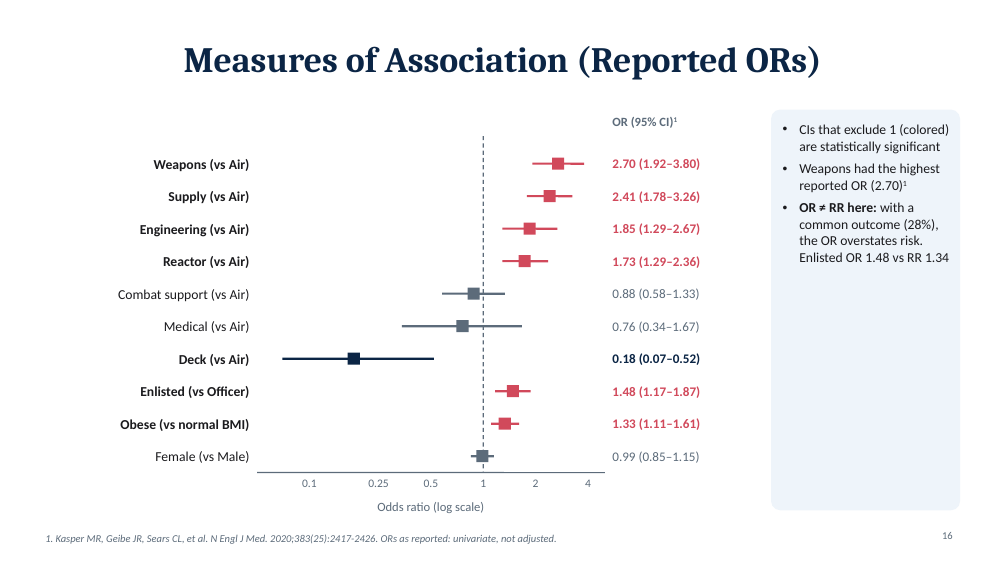
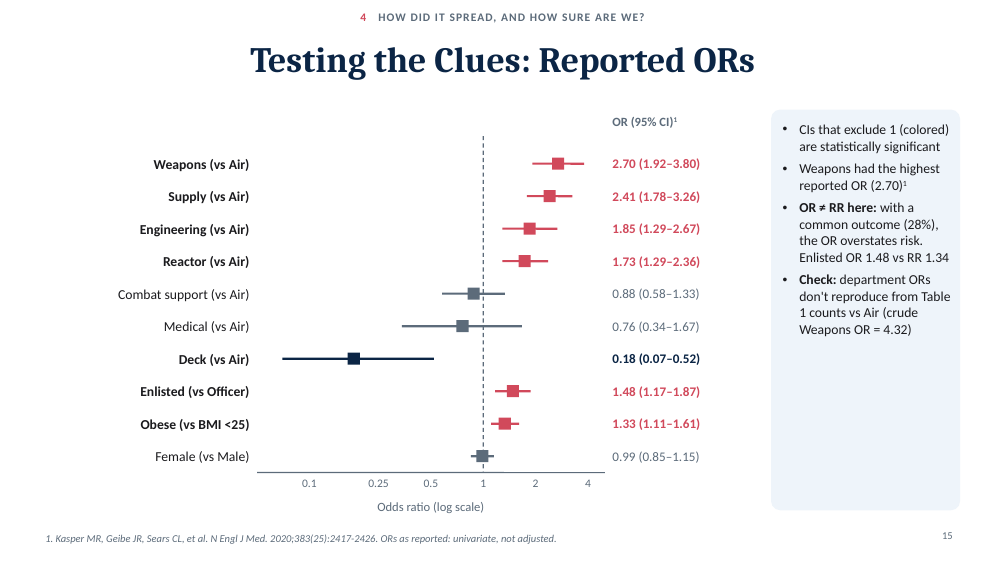
Before and after one commit to adebowa96/Research, a slide deck: slide 15 of Outbreak_of_the_Day/Covid19_Aircraft_Carrier_Outbreak.pptx (slide 16 before the commit). Drawn at 1008x567 pixels with LibreOffice and Linux fonts; fonts in the diff are those of the drawing. Boxes give left, top, right and bottom in pixels: in the first picture for what was removed or moved away, otherwise in the second. Text is boxed around its words. In the diff, an @@ line names an element or a change of style, - is before the commit and + after.

```diff
--- a/Outbreak_of_the_Day/Covid19_Aircraft_Carrier_Outbreak.pptx
+++ b/Outbreak_of_the_Day/Covid19_Aircraft_Carrier_Outbreak.pptx
@@ text added at (360,13,645,23), 11 pt, text #5C6B7A, bold @@
+4 HOW DID IT SPREAD, AND HOW SURE ARE WE?
@@ title at (250,47,755,80): text changed @@
-Measures of Association (Reported ORs)
+Testing the Clues: Reported ORs
@@ text at (799,274,950,337): paragraph added @@
+• Check: department ORs don't reproduce from Table 1 counts vs Air (crude Weapons OR = 4.32)
@@ text at (141,419,250,431): text changed @@
-Obese (vs normal BMI)
+Obese (vs BMI <25)
```
Also in this commit, not shown: 18 other slides changed.
